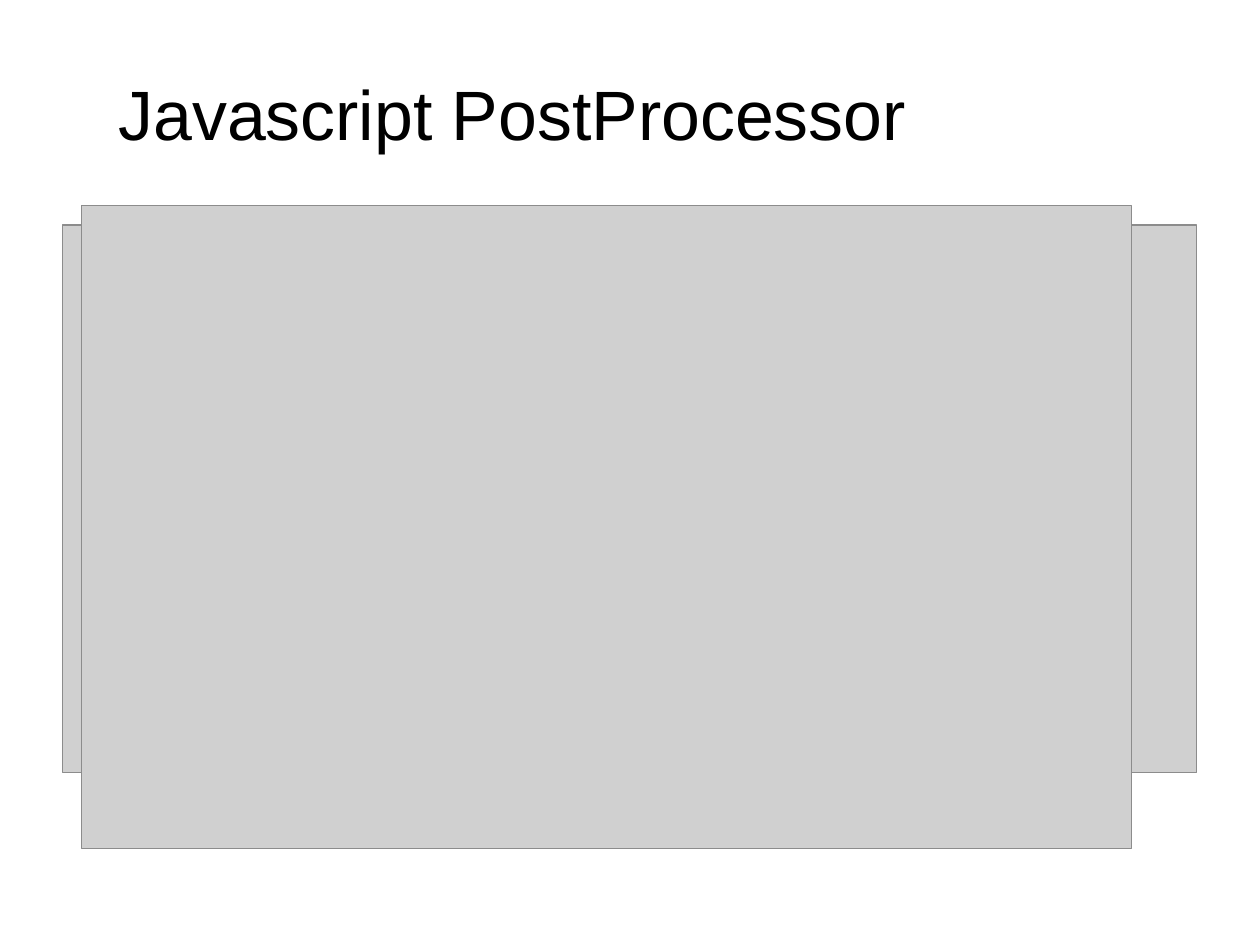
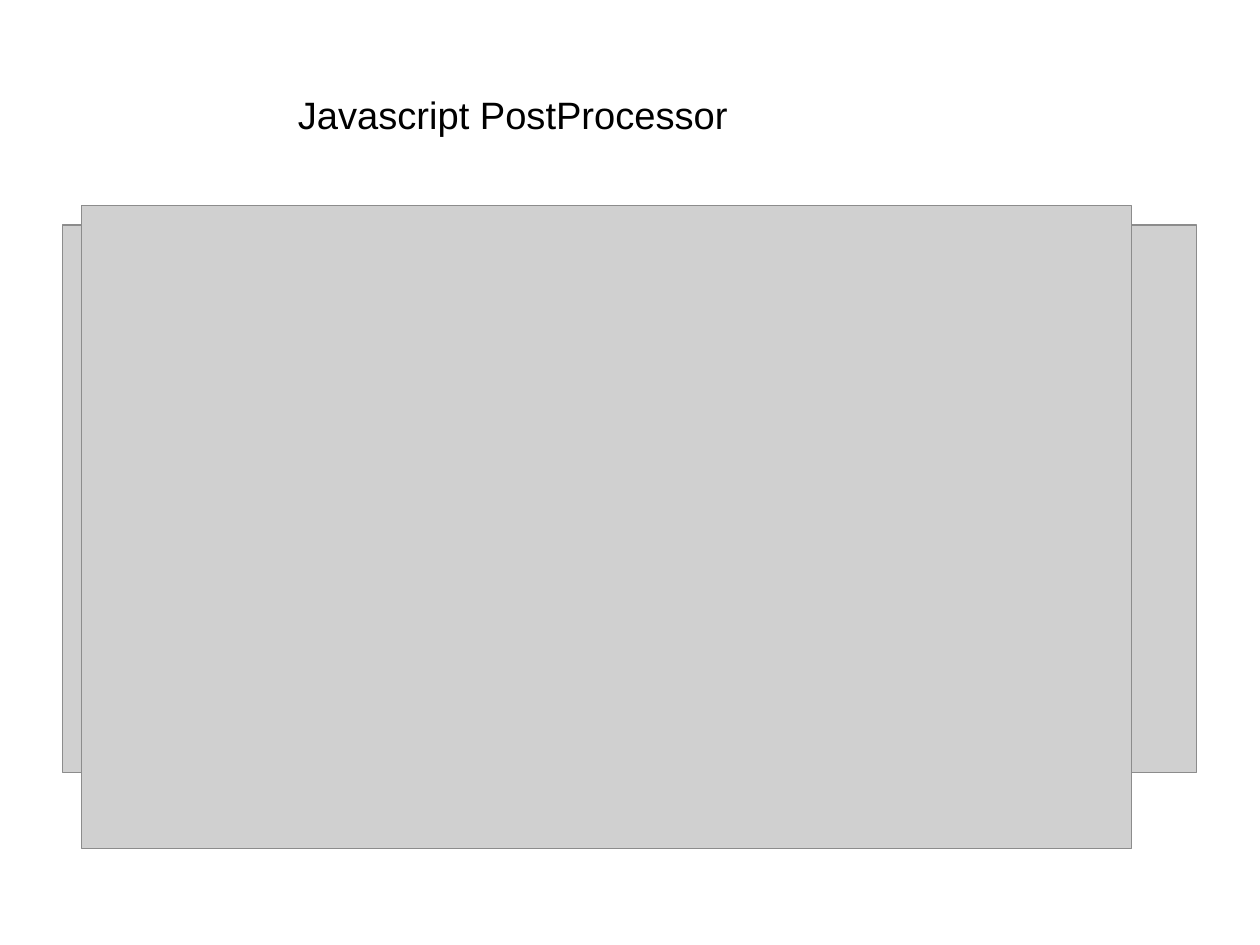
Before and after one commit to hchan/jmeterDemo, a slide deck: slide 10 of jmeterDemo.ppt. Drawn at 1260x945 pixels with LibreOffice and Linux fonts; fonts in the diff are those of the drawing; grey boxes stand for pictures; background and template pictures are left out. Boxes give left, top, right and bottom in pixels: in the first picture for what was removed or moved away, otherwise in the second. Text is boxed around its words. In the diff, an @@ line names an element or a change of style, - is before the commit and + after.

```diff
--- a/jmeterDemo.ppt
+++ b/jmeterDemo.ppt
@@ title "Javascript PostProcessor" at (298,101,728,137): size 44 to 24 pt @@
```
Also in this commit, not shown: 7 other slides changed, 1 slide added, 1 other file.
